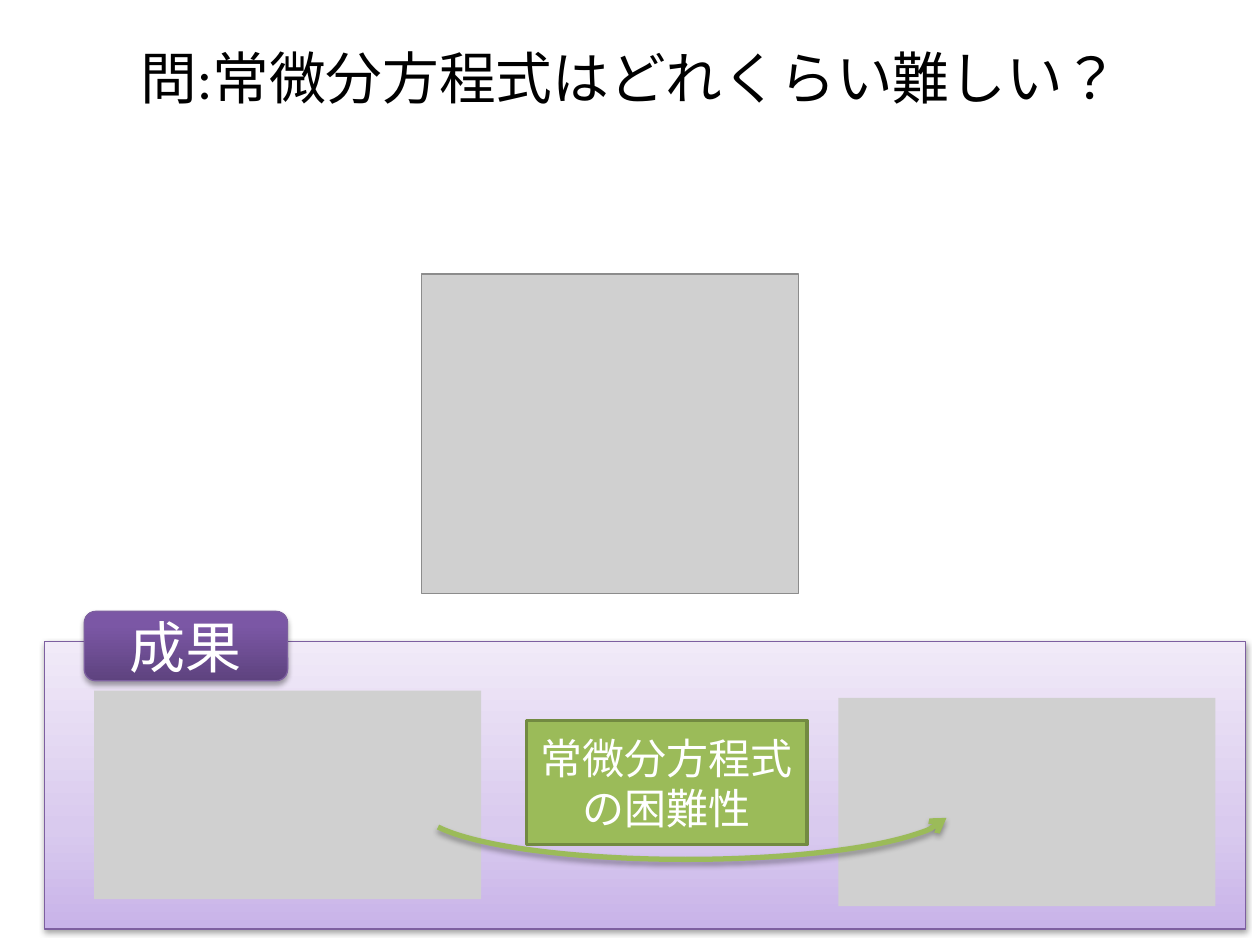
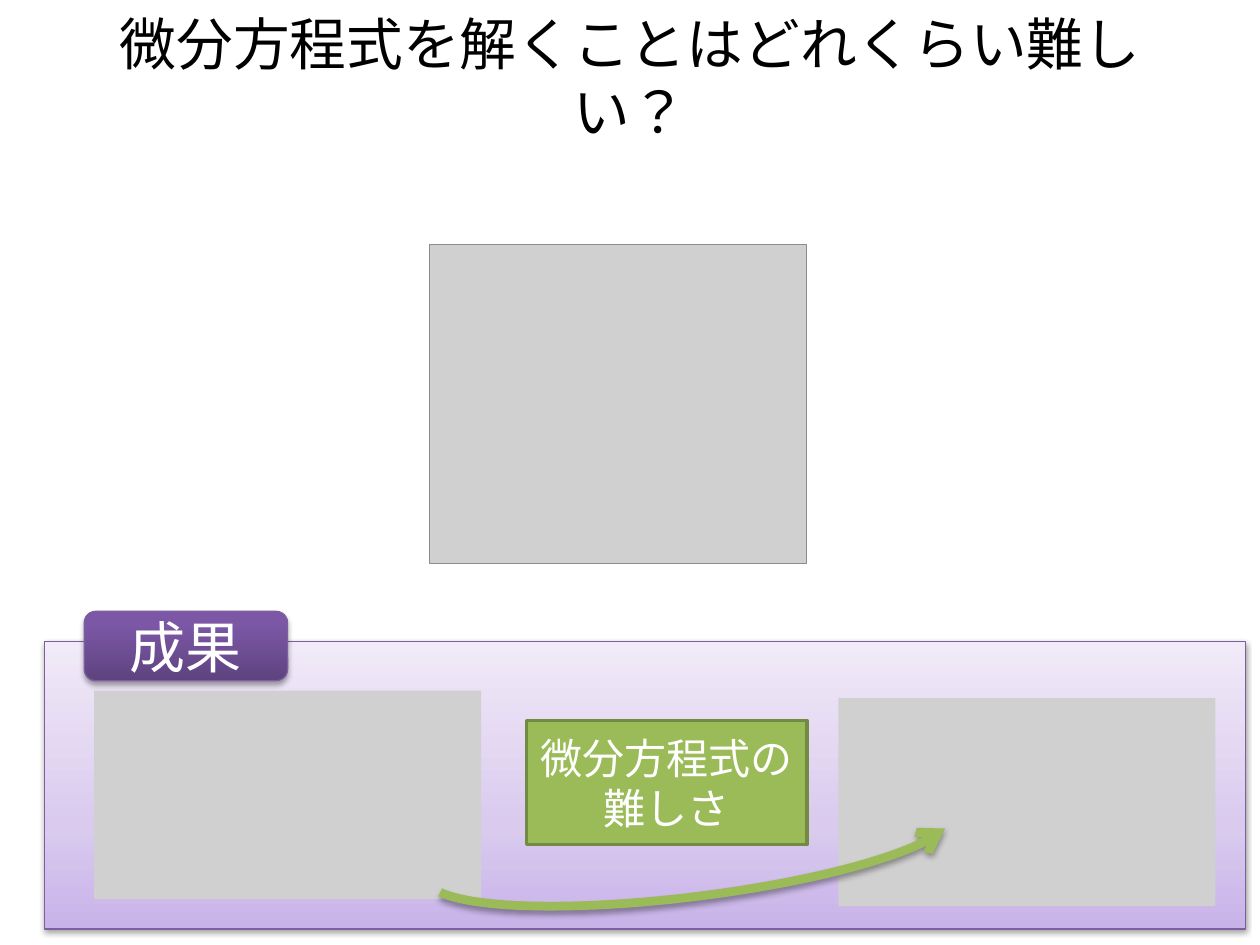
Before and after one commit to ex-hota911/LA2011Winter, a slide deck: slide 4 of slide/slide.pptx. Drawn at 1260x945 pixels with LibreOffice and Linux fonts; fonts in the diff are those of the drawing; grey boxes stand for pictures. Boxes give left, top, right and bottom in pixels: in the first picture for what was removed or moved away, otherwise in the second. Text is boxed around its words. In the diff, an @@ line names an element or a change of style, - is before the commit and + after.

```diff
--- a/slide/slide.pptx
+++ b/slide/slide.pptx
@@ title at bbox=[120, 17, 1141, 134]: text changed @@
-問:常微分方程式はどれくらい難しい？
+微分方程式を解くことはどれくらい難しい？
@@ picture: place and size @@
-picture at bbox=[422, 275, 799, 593]
+picture at bbox=[430, 244, 806, 563]
@@ text in rectangle at bbox=[541, 738, 793, 828]: text changed @@
-常微分方程式の困難性
+微分方程式の難しさ
@@ arc (boxed as its full ellipse) at bbox=[422, 766, 958, 929]: outline #9BBB59 3 pt to #9BBB59 5 pt; proportions changed; rotation 0 to 353 degrees @@
```
Also in this commit, not shown: 14 other slides changed, 15 slides added, 12 slides removed, 3 other files.
